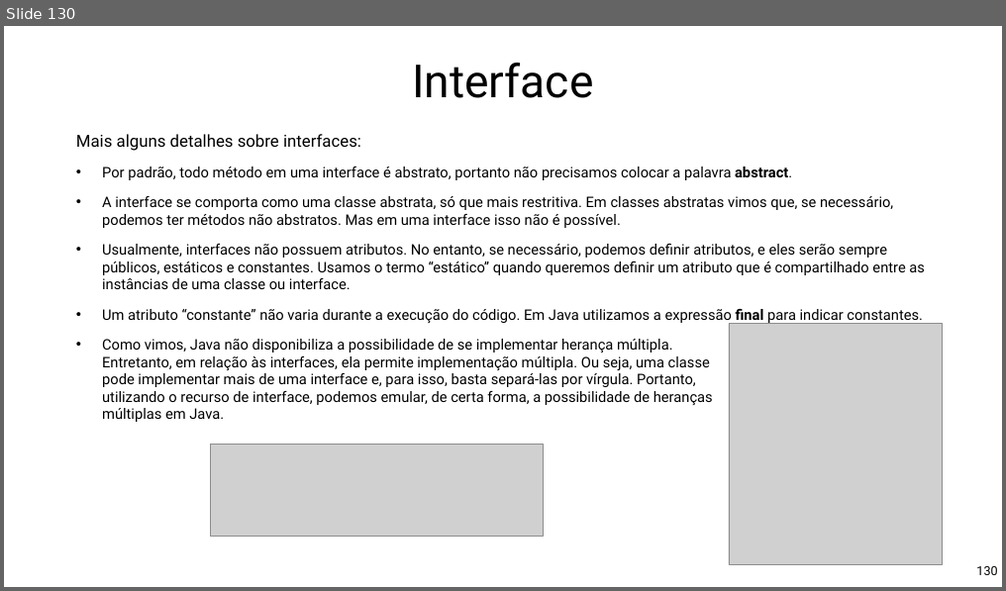
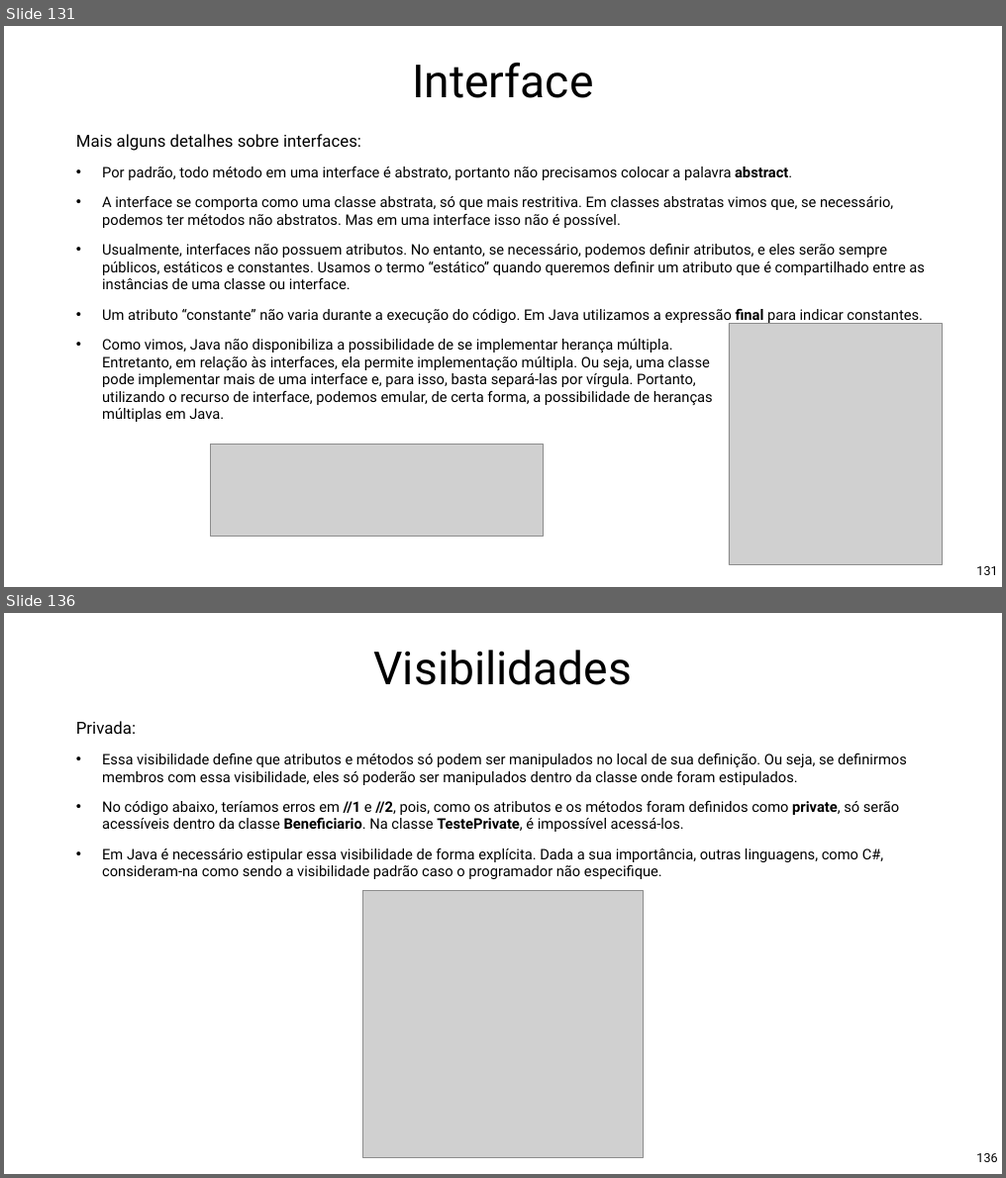
Before and after one commit to Pedrorocha13/2021.1-progoo, a slide deck: materiais/slides.pptx. Shown one above the other, each under a label of ours: slide 130 before the commit, slides 131 and 136 after it; the slides between them are not shown. The pictures are 1006x591 and 1006x1178 pixels, drawn with LibreOffice and Linux fonts; fonts in the diff are those of the drawing; grey boxes stand for pictures; background and template pictures are left out. Boxes give left, top, right and bottom in pixels: in the first picture for what was removed or moved away, otherwise in the second. Text is boxed around its words. In the diff, an @@ line names an element or a change of style, - is before the commit and + after.

```diff
--- a/materiais/slides.pptx
+++ b/materiais/slides.pptx
@@ slide 136 added at box(4, 613, 1002, 1174), background picture (left out) @@
@@ title added at box(374, 650, 633, 685), 88 pt, text #000000 @@
+Visibilidades
@@ text added at box(76, 721, 907, 879), 28 pt, text #000000 @@
+Privada:
+  • Essa visibilidade define que atributos e métodos só podem ser manipulados no local de sua definição. Ou seja, se definirmos membros com essa visibilidade, eles só poderão ser manipulados dentro da classe onde foram estipulados.
+  • No código abaixo, teríamos erros em //1 e //2, pois, como os atributos e os métodos foram definidos como private, só serão acessíveis dentro da classe Beneficiario. Na classe TestePrivate, é impossível acessá-los.
+  • Em Java é necessário estipular essa visibilidade de forma explícita. Dada a sua importância, outras linguagens, como C#, consideram-na como sendo a visibilidade padrão caso o programador não especifique.
@@ picture added at box(362, 890, 644, 1157) @@
@@ page number added at box(976, 1154, 997, 1162), 24 pt, text #000000 @@
+136
@@ what was slide 130 is now slide 131 @@
@@ page number at box(976, 567, 997, 575): text changed @@
-130
+131
```
Also in this commit, not shown: 17 other slides added, 51 other files.
